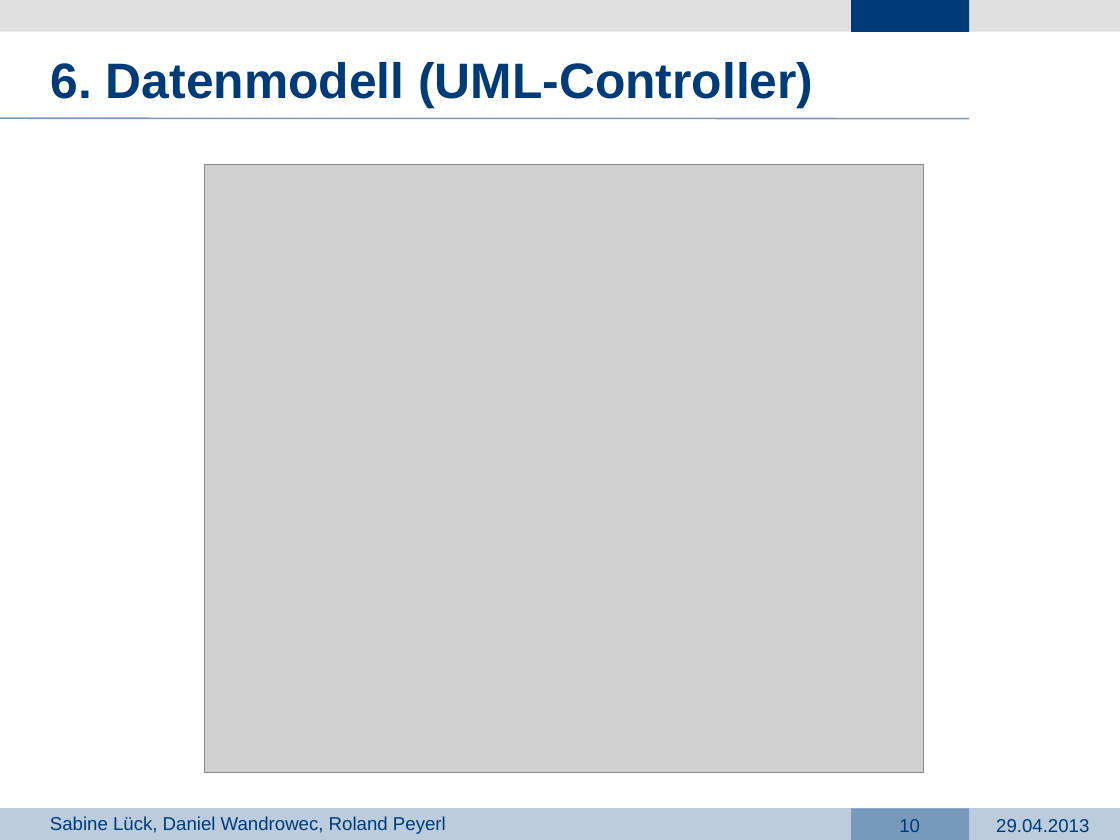
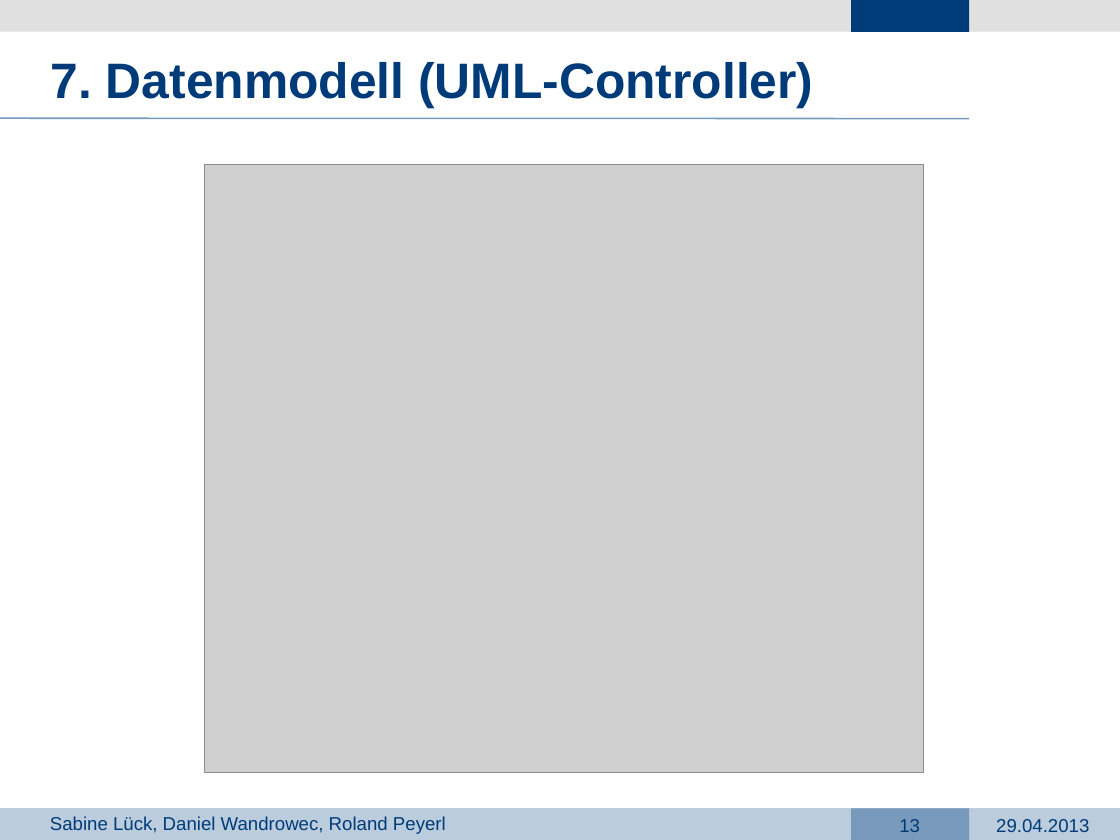
Before and after one commit to dark-saron/PRG4, a slide deck: slide 13 of Präsentation PRG4.pptx (slide 10 before the commit). Drawn at 1120x840 pixels with LibreOffice and Linux fonts; fonts in the diff are those of the drawing; grey boxes stand for pictures; background and template pictures are left out. Boxes give left, top, right and bottom in pixels: in the first picture for what was removed or moved away, otherwise in the second. Text is boxed around its words. In the diff, an @@ line names an element or a change of style, - is before the commit and + after.

```diff
--- a/Präsentation PRG4.pptx
+++ b/Präsentation PRG4.pptx
@@ text at [51, 62, 813, 109]: text changed @@
-6. Datenmodell (UML-Controller)
+7. Datenmodell (UML-Controller)
@@ page number at [899, 819, 920, 832]: text changed @@
-10
+13
```
Also in this commit, not shown: 10 other slides changed, 3 slides added, 4 other files.
